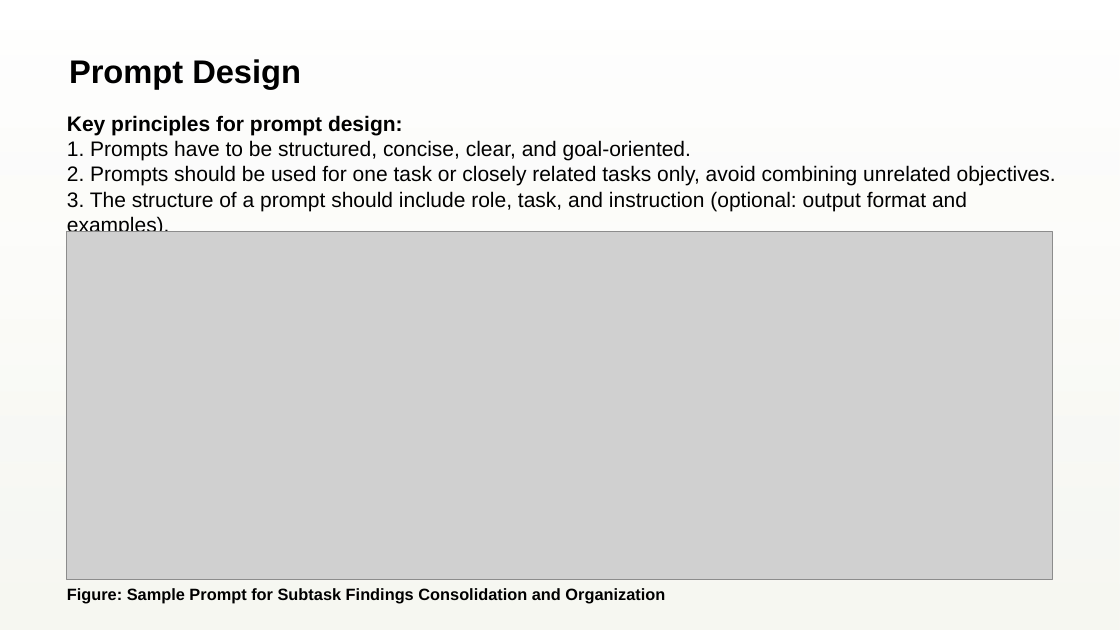
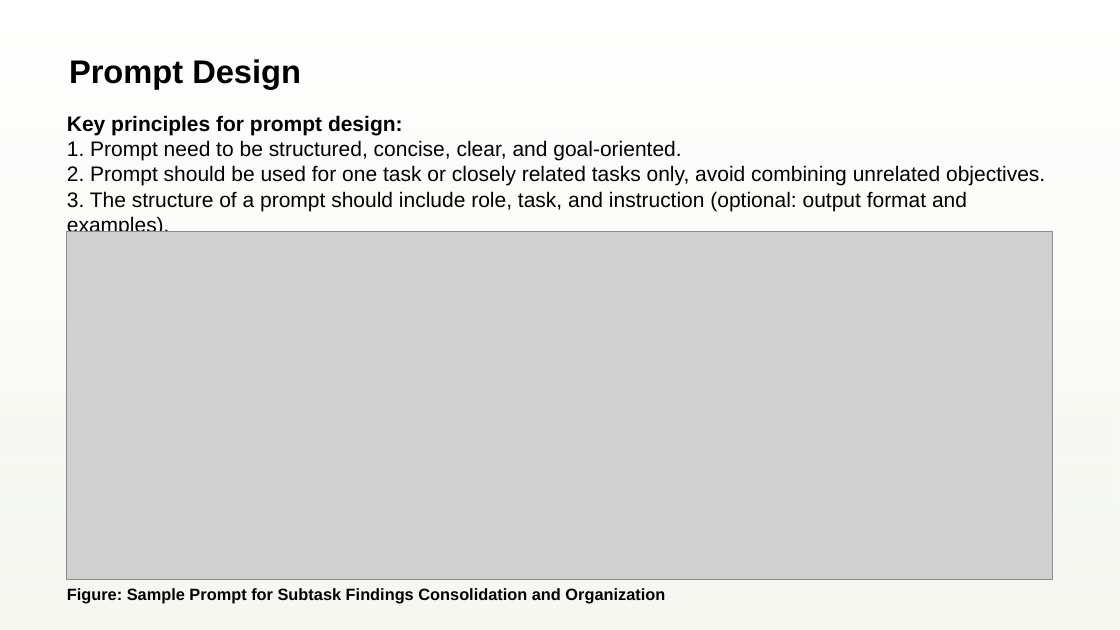
Before and after one commit to weijen17/ReportGenerationAsgn, a slide deck: slide 5 of misc/Executive_Summary_Slides.pptx. Drawn at 1120x630 pixels with LibreOffice and Linux fonts; fonts in the diff are those of the drawing; grey boxes stand for pictures. Boxes give left, top, right and bottom in pixels: in the first picture for what was removed or moved away, otherwise in the second. Text is boxed around its words. In the diff, an @@ line names an element or a change of style, - is before the commit and + after.

```diff
--- a/misc/Executive_Summary_Slides.pptx
+++ b/misc/Executive_Summary_Slides.pptx
@@ text at [67, 115, 1045, 186]: text changed @@
-Key principles for prompt design:
-1. Prompts have to be structured, concise, clear, and goal-oriented.
-2. Prompts should be used for one task or closely related tasks only, avoid combining unrelated objectives.
+Key principles for prompt design:
+1. Prompt need to be structured, concise, clear, and goal-oriented.
+2. Prompt should be used for one task or closely related tasks only, avoid combining unrelated objectives.
```
Also in this commit, not shown: 5 other slides changed.
